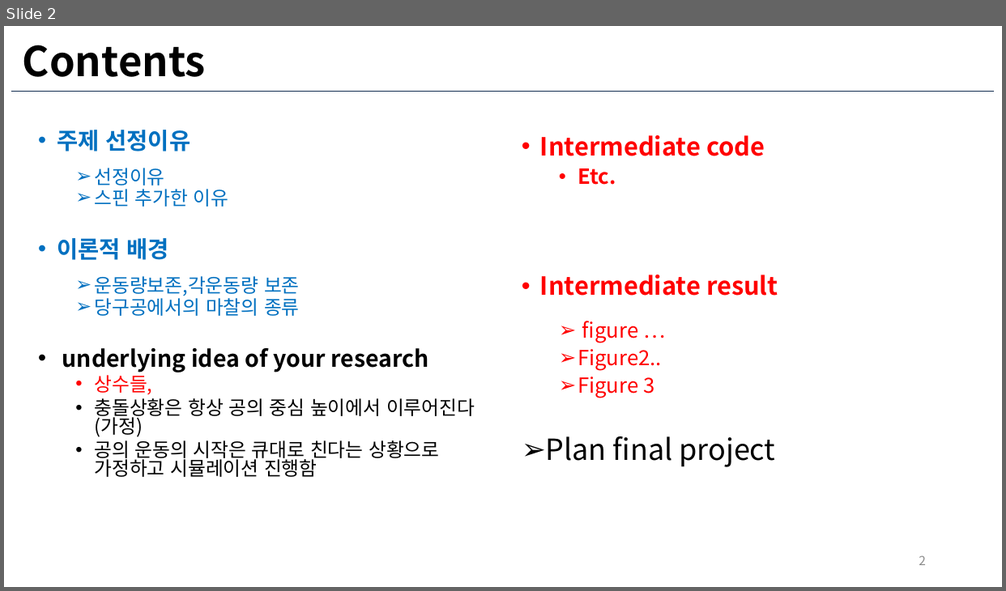
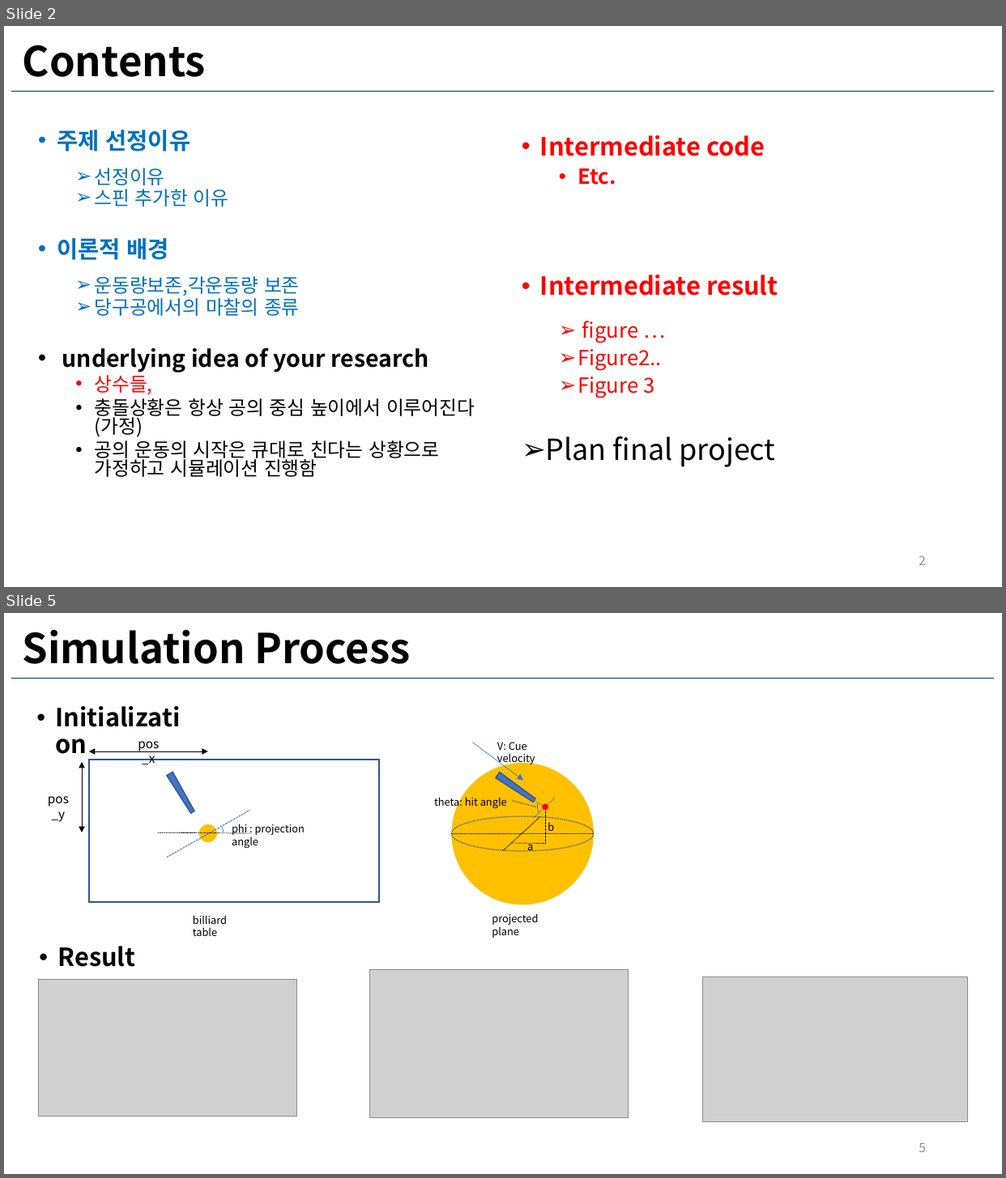
Before and after one commit to dongha-yoon/billiard_physics_simulation, a slide deck: 중간발표.pptx. Shown one above the other, each under a label of ours: slide 2 before the commit, slides 2 and 5 after it; the slides between them are not shown. The pictures are 1006x591 and 1006x1178 pixels, drawn with LibreOffice and Linux fonts; fonts in the diff are those of the drawing; grey boxes stand for pictures; background and template pictures are left out. Boxes give left, top, right and bottom in pixels: in the first picture for what was removed or moved away, otherwise in the second. Text is boxed around its words. In the diff, an @@ line names an element or a change of style, - is before the commit and + after.

```diff
--- a/중간발표.pptx
+++ b/중간발표.pptx
@@ slide 5 added at (4,613,1002,1174), background #FFFFFF; not listed: 1 template element that a slide beside it also shows @@
@@ title added at (23,629,410,664), 39.6 pt, text #000000, bold @@
+Simulation Process
@@ text added at (29,701,202,737), 24 pt, text #000000, bold @@
+• Initialization
@@ group added at (419,742,594,938): 6 lines, 4 texts, 3 ellipses, 1 flow chart manual operation, 1 arc (boxed as its full ellipse), 1 callout, 1 arrow @@
+projected plane
+a
+b
+theta: hit angle
+V: Cue velocity
@@ group added at (48,741,379,936): 4 texts, 2 double arrows, 2 lines, 1 rectangle, 1 ellipse, 1 arc (boxed as its full ellipse), 1 flow chart manual operation @@
+pos_x
+pos_y
+phi : projection angle
+billiard table
@@ text added at (57,946,135,967), 24 pt, text #000000, bold @@
+• Result
@@ picture added at (369,970,629,1119) @@
@@ picture added at (39,980,297,1117) @@
@@ picture added at (702,977,967,1122) @@
@@ page number added at (918,1144,926,1152), 12 pt, text #8C8C8C @@
+5
```
Also in this commit, not shown: 4 other slides added, 28 other files.
